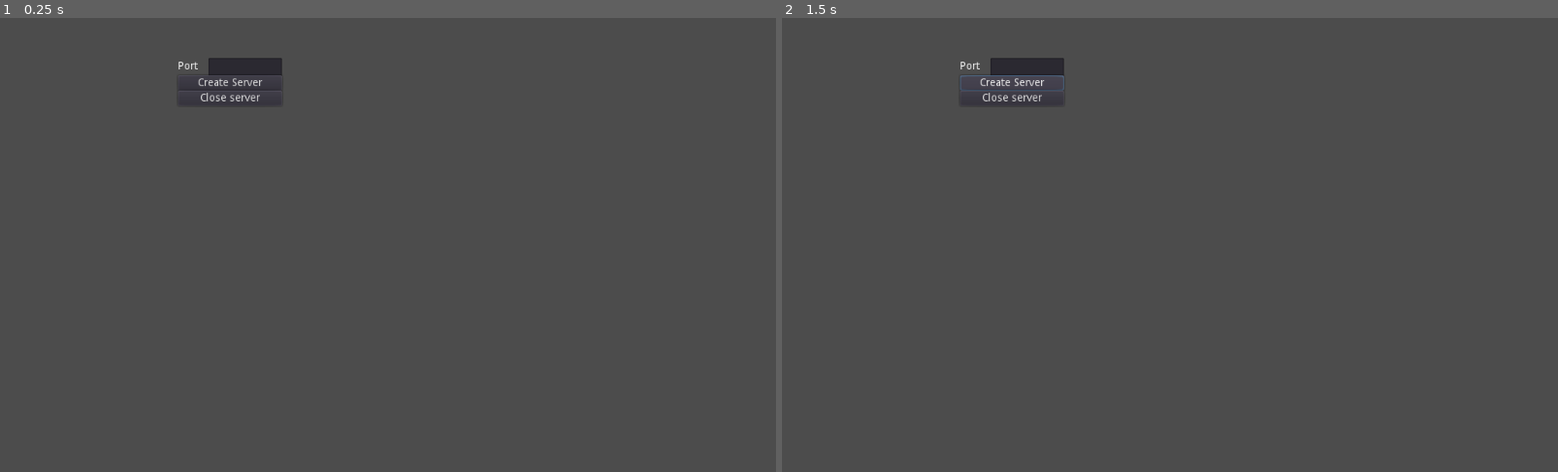
Above: before the commit, frames 1-2 (left to right).
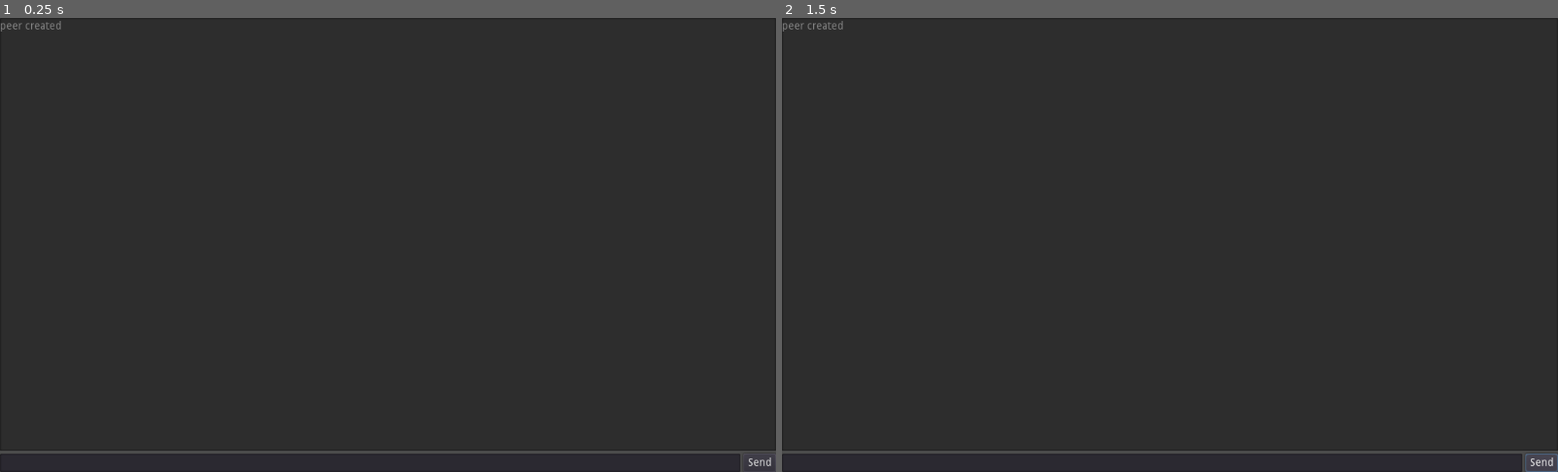
Above: after the commit, the same moments.

Repository: thiagola92/learning-godot
Game: Godot game, scene res://scene/chat_example/Chat.tscn
The game is run twice, just before and just after one commit, with the same random seed, the same clock (stepped at 60 frames per second) and the same inputs. Before the commit the project starts from res://scene/server/Server.tscn.
Inputs:
- Up to frame 1 (0.25 s): no input
- Up to frame 2 (1.5 s): click "Create Server" (after the commit: "Send") at 0.5 s; click "Create Server" (after the commit: "Send") at 1.25 s

The runs differ from the first frame. In frame 1, 98% of the frame differs, in the area x 0-100%, y 0-100%; in frame 2, 98%.

Commit message:
Organize folders & add chat example

Diff:
--- a/Internet/project.godot
+++ b/Internet/project.godot
@@ -10,13 +10,12 @@
 
 _global_script_classes=[  ]
 _global_script_class_icons={
-
 }
 
 [application]
 
 config/name="Internet"
-run/main_scene="res://scene/server/Server.tscn"
+run/main_scene="res://scene/chat_example/Chat.tscn"
 config/icon="res://icon.png"
 
 [rendering]
--- /dev/null
+++ b/Internet/scene/chat_example/Chat.gd
@@ -0,0 +1,36 @@
+extends VBoxContainer
+
+var ip = '127.0.0.1'
+var port = 1992
+var peer = NetworkedMultiplayerENet.new()
+
+
+func _ready():
+	var error = peer.create_server(port)
+
+	if error != OK:
+		error = peer.create_client(ip, port)
+
+	$TextEdit.text = 'peer created'
+
+	get_tree().network_peer = peer
+	get_tree().connect("connected_to_server", self, "_on_connected_to_server")
+	get_tree().connect("network_peer_connected", self, "_on_network_peer_connected")
+
+
+remotesync func add_message(msg):
+	var id = get_tree().get_rpc_sender_id()
+	$TextEdit.text += '\n%s: %s' % [id, msg]
+
+
+func _on_connected_to_server():
+	$TextEdit.text += '\nconnected to the server'
+
+
+func _on_network_peer_connected(id):
+	$TextEdit.text += '\nid %s connected' % id
+
+
+func _on_Button_pressed():
+	var msg = $HBoxContainer/LineEdit.text
+	rpc("add_message", msg)
--- /dev/null
+++ b/Internet/scene/chat_example/Chat.tscn
@@ -0,0 +1,35 @@
+[gd_scene load_steps=2 format=2]
+
+[ext_resource path="res://scene/chat_example/Chat.gd" type="Script" id=1]
+
+[node name="Control" type="VBoxContainer"]
+anchor_right = 1.0
+anchor_bottom = 1.0
+script = ExtResource( 1 )
+__meta__ = {
+"_edit_use_anchors_": false
+}
+
+[node name="TextEdit" type="TextEdit" parent="."]
+margin_right = 1024.0
+margin_bottom = 572.0
+size_flags_vertical = 3
+readonly = true
+
+[node name="HBoxContainer" type="HBoxContainer" parent="."]
+margin_top = 576.0
+margin_right = 1024.0
+margin_bottom = 600.0
+
+[node name="LineEdit" type="LineEdit" parent="HBoxContainer"]
+margin_right = 977.0
+margin_bottom = 24.0
+size_flags_horizontal = 3
+
+[node name="Button" type="Button" parent="HBoxContainer"]
+margin_left = 981.0
+margin_right = 1024.0
+margin_bottom = 24.0
+text = "Send"
+
+[connection signal="pressed" from="HBoxContainer/Button" to="." method="_on_Button_pressed"]
--- a/Internet/scene/client/Client.tscn
+++ /dev/null
@@ -1,65 +0,0 @@
-[gd_scene load_steps=2 format=2]
-
-[ext_resource path="res://scene/client/Client.gd" type="Script" id=1]
-
-[node name="Node" type="Node"]
-script = ExtResource( 1 )
-
-[node name="Label" type="Label" parent="."]
-margin_right = 70.0
-margin_bottom = 24.0
-text = "Server IP"
-__meta__ = {
-"_edit_use_anchors_": false
-}
-
-[node name="Label2" type="Label" parent="."]
-margin_top = 24.0
-margin_right = 70.0
-margin_bottom = 48.0
-text = "Server port"
-__meta__ = {
-"_edit_use_anchors_": false
-}
-
-[node name="LineEdit" type="LineEdit" parent="."]
-margin_left = 70.0
-margin_right = 219.0
-margin_bottom = 24.0
-__meta__ = {
-"_edit_use_anchors_": false
-}
-
-[node name="LineEdit2" type="LineEdit" parent="."]
-margin_left = 70.0
-margin_top = 24.0
-margin_right = 219.0
-margin_bottom = 48.0
-__meta__ = {
-"_edit_use_anchors_": false
-}
-
-[node name="Button" type="Button" parent="."]
-margin_top = 48.0
-margin_right = 219.0
-margin_bottom = 72.0
-text = "Connect to server"
-__meta__ = {
-"_edit_use_anchors_": false
-}
-
-[node name="Button2" type="Button" parent="."]
-margin_top = 72.0
-margin_right = 219.0
-margin_bottom = 92.0
-text = "Disconnect"
-__meta__ = {
-"_edit_use_anchors_": false
-}
-[connection signal="connected_to_server" from="." to="." method="_on_Node_connected_to_server"]
-[connection signal="connection_failed" from="." to="." method="_on_Node_connection_failed"]
-[connection signal="network_peer_connected" from="." to="." method="_on_Node_network_peer_connected"]
-[connection signal="network_peer_disconnected" from="." to="." method="_on_Node_network_peer_disconnected"]
-[connection signal="server_disconnected" from="." to="." method="_on_Node_server_disconnected"]
-[connection signal="pressed" from="Button" to="." method="_on_Button_pressed"]
-[connection signal="pressed" from="Button2" to="." method="_on_Button2_pressed"]
--- /dev/null
+++ b/Internet/scene/connect_example/client/Client.tscn
@@ -0,0 +1,66 @@
+[gd_scene load_steps=2 format=2]
+
+[ext_resource path="res://scene/connect_example/client/Client.gd" type="Script" id=1]
+
+[node name="Node" type="Node"]
+script = ExtResource( 1 )
+
+[node name="Label" type="Label" parent="."]
+margin_right = 70.0
+margin_bottom = 24.0
+text = "Server IP"
+__meta__ = {
+"_edit_use_anchors_": false
+}
+
+[node name="Label2" type="Label" parent="."]
+margin_top = 24.0
+margin_right = 70.0
+margin_bottom = 48.0
+text = "Server port"
+__meta__ = {
+"_edit_use_anchors_": false
+}
+
+[node name="LineEdit" type="LineEdit" parent="."]
+margin_left = 70.0
+margin_right = 219.0
+margin_bottom = 24.0
+__meta__ = {
+"_edit_use_anchors_": false
+}
+
+[node name="LineEdit2" type="LineEdit" parent="."]
+margin_left = 70.0
+margin_top = 24.0
+margin_right = 219.0
+margin_bottom = 48.0
+__meta__ = {
+"_edit_use_anchors_": false
+}
+
+[node name="Button" type="Button" parent="."]
+margin_top = 48.0
+margin_right = 219.0
+margin_bottom = 72.0
+text = "Connect to server"
+__meta__ = {
+"_edit_use_anchors_": false
+}
+
+[node name="Button2" type="Button" parent="."]
+margin_top = 72.0
+margin_right = 219.0
+margin_bottom = 92.0
+text = "Disconnect"
+__meta__ = {
+"_edit_use_anchors_": false
+}
+
+[connection signal="connected_to_server" from="." to="." method="_on_Node_connected_to_server"]
+[connection signal="connection_failed" from="." to="." method="_on_Node_connection_failed"]
+[connection signal="network_peer_connected" from="." to="." method="_on_Node_network_peer_connected"]
+[connection signal="network_peer_disconnected" from="." to="." method="_on_Node_network_peer_disconnected"]
+[connection signal="server_disconnected" from="." to="." method="_on_Node_server_disconnected"]
+[connection signal="pressed" from="Button" to="." method="_on_Button_pressed"]
+[connection signal="pressed" from="Button2" to="." method="_on_Button2_pressed"]
--- /dev/null
+++ b/Internet/scene/connect_example/server/Server.tscn
@@ -0,0 +1,49 @@
+[gd_scene load_steps=2 format=2]
+
+[ext_resource path="res://scene/connect_example/server/Server.gd" type="Script" id=1]
+
+[node name="Node" type="Node"]
+script = ExtResource( 1 )
+
+[node name="LineEdit" type="LineEdit" parent="."]
+margin_left = 275.0
+margin_top = 53.0
+margin_right = 372.0
+margin_bottom = 77.0
+__meta__ = {
+"_edit_use_anchors_": false
+}
+
+[node name="Button" type="Button" parent="."]
+margin_left = 235.0
+margin_top = 76.0
+margin_right = 372.0
+margin_bottom = 96.0
+text = "Create Server"
+__meta__ = {
+"_edit_use_anchors_": false
+}
+
+[node name="Label" type="Label" parent="."]
+margin_left = 235.0
+margin_top = 53.0
+margin_right = 275.0
+margin_bottom = 76.0
+text = "Port"
+valign = 1
+__meta__ = {
+"_edit_use_anchors_": false
+}
+
+[node name="Button2" type="Button" parent="."]
+margin_left = 235.0
+margin_top = 96.0
+margin_right = 372.0
+margin_bottom = 116.0
+text = "Close server"
+__meta__ = {
+"_edit_use_anchors_": false
+}
+
+[connection signal="pressed" from="Button" to="." method="_on_Button_pressed"]
+[connection signal="pressed" from="Button2" to="." method="_on_Button2_pressed"]
--- a/Internet/scene/server/Server.tscn
+++ /dev/null
@@ -1,48 +0,0 @@
-[gd_scene load_steps=2 format=2]
-
-[ext_resource path="res://scene/server/Server.gd" type="Script" id=1]
-
-[node name="Node" type="Node"]
-script = ExtResource( 1 )
-
-[node name="LineEdit" type="LineEdit" parent="."]
-margin_left = 275.0
-margin_top = 53.0
-margin_right = 372.0
-margin_bottom = 77.0
-__meta__ = {
-"_edit_use_anchors_": false
-}
-
-[node name="Button" type="Button" parent="."]
-margin_left = 235.0
-margin_top = 76.0
-margin_right = 372.0
-margin_bottom = 96.0
-text = "Create Server"
-__meta__ = {
-"_edit_use_anchors_": false
-}
-
-[node name="Label" type="Label" parent="."]
-margin_left = 235.0
-margin_top = 53.0
-margin_right = 275.0
-margin_bottom = 76.0
-text = "Port"
-valign = 1
-__meta__ = {
-"_edit_use_anchors_": false
-}
-
-[node name="Button2" type="Button" parent="."]
-margin_left = 235.0
-margin_top = 96.0
-margin_right = 372.0
-margin_bottom = 116.0
-text = "Close server"
-__meta__ = {
-"_edit_use_anchors_": false
-}
-[connection signal="pressed" from="Button" to="." method="_on_Button_pressed"]
-[connection signal="pressed" from="Button2" to="." method="_on_Button2_pressed"]
Not shown, changed: Internet/export_presets.cfg
Renamed: Internet/scene/client/Client.gd -> Internet/scene/connect_example/client/Client.gd
Renamed: Internet/scene/server/Server.gd -> Internet/scene/connect_example/server/Server.gd
Not shown, removed: Internet/exported/Client.pck
Not shown, changed: Internet/exported/Client.x86_64
Not shown, removed: Internet/exported/Server.pck
Not shown, changed: Internet/exported/Server.x86_64
Not shown, added: Internet/exported/c.pck
Not shown, added: Internet/exported/c.x86_64
